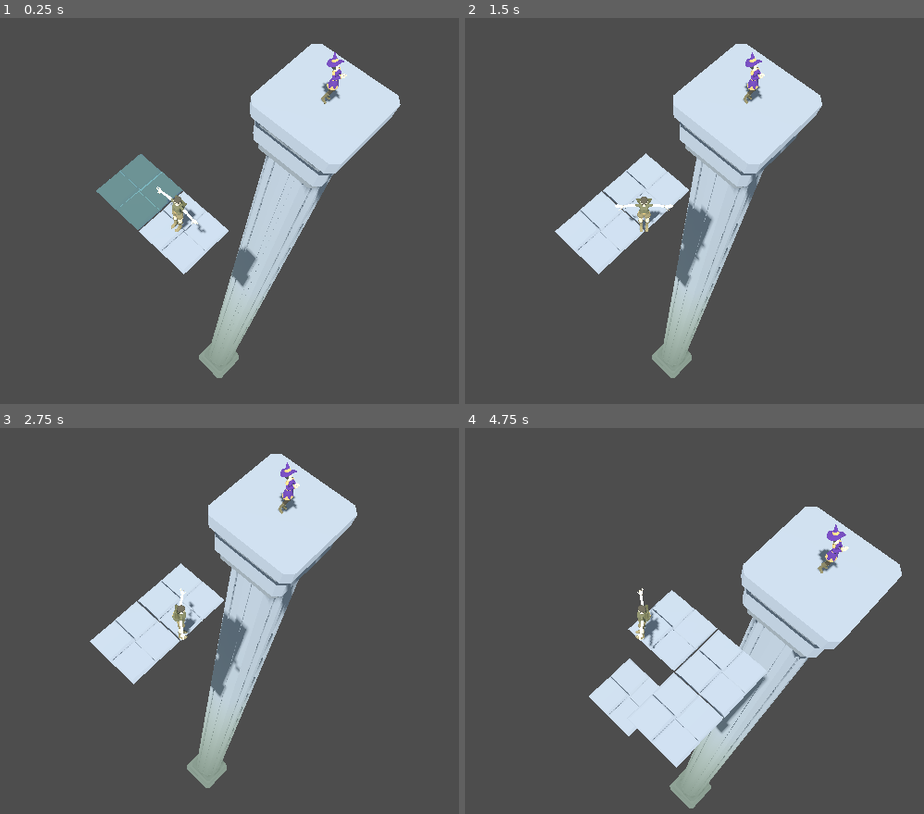
Above: before the commit, frames 1-4 (two rows, left to right).
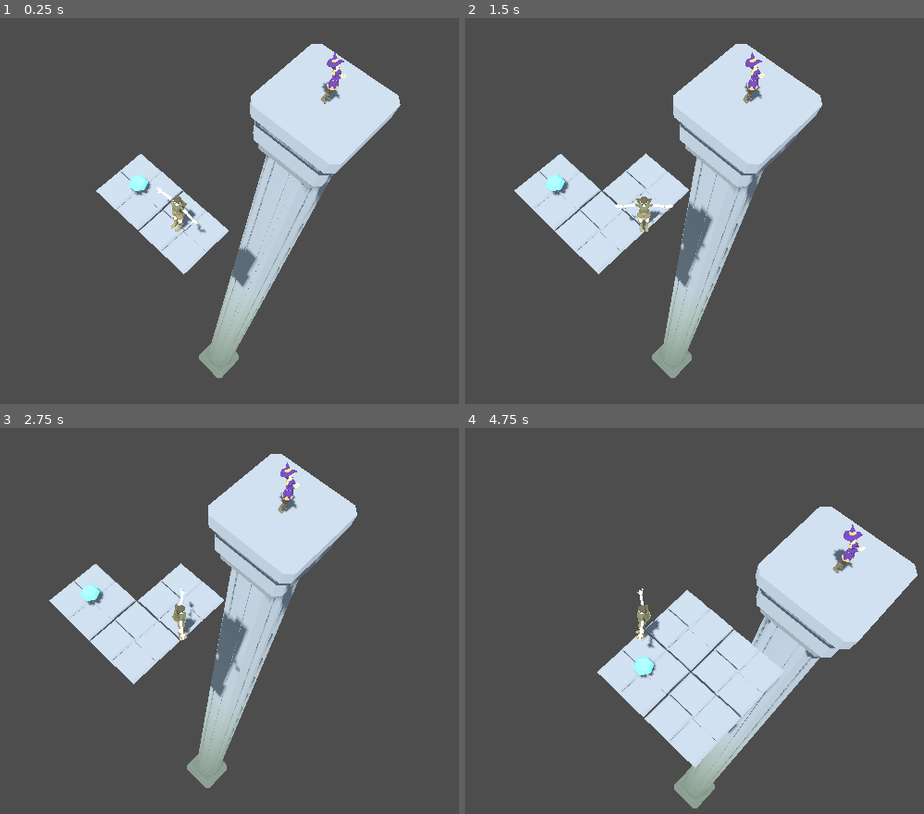
Above: after the commit, the same moments.

Repository: PamisuMyon/relics-of-stone
Game: Godot game, scene res://src/levels/test_map.tscn
The game is run twice, just before and just after one commit, with the same random seed, the same clock (stepped at 60 frames per second) and the same inputs.
Inputs:
- Up to frame 1 (0.25 s): no input
- Up to frame 2 (1.5 s): tap Enter at 0.5 s; hold D (move_right) 0.53-1.28 s; tap E (interact) at 0.6, 1.35 s; hold S (move_down) from 1.28 s (still down)
- Up to frame 3 (2.75 s): tap Space at 2 s; release S (move_down) at 2.03 s; hold D (move_right) from 2.03 s (still down); tap E (interact) at 2.1 s
- Up to frame 4 (4.75 s): tap Enter at 2.75 s; release D (move_right) at 2.78 s; hold W (move_up) 2.78-3.53 s; tap E (interact) at 2.85, 3.6, 4.35 s; hold A (move_left) from 3.53 s (still down)

The runs differ from the first frame. In frame 1, 1.9% of the frame differs, in the area x 20-53%, y 35-63%; in frame 2, 1.9%; in frame 3, 1.9%; in frame 4, 8.7%, in the area x 27-99%, y 20-99%.
Error in both runs: Invalid assignment of property or key 'parameters/state/current' with value of type 'int' on a base object of type 'AnimationTree'. (res://src/characters/chara…

Commit message:
Item

Diff:
--- a/src/characters/player.gd
+++ b/src/characters/player.gd
@@ -1,6 +1,8 @@
 extends CharacterBody3D
 
 const SHAPE_CAST_OFFSET = .416
+
+@export var scroll_count = -1
 
 @export var speed := 5.0
 @export var jump_velocity := 4.5
@@ -90,7 +92,7 @@
 func _generate_floor(pos: Vector3):
 	if is_generating_floor:
 		return
-	var floor: Floor = preload("res://src/environment/floor.tscn").instantiate()
-	get_parent().add_child(floor)
+	var floor_inst: Floor = preload("res://src/environment/floor.tscn").instantiate()
+	get_parent().add_child(floor_inst)
 	is_generating_floor = true
-	floor.animate_spawn(pos, func(): is_generating_floor = false)
+	floor_inst.animate_spawn(pos, func(): is_generating_floor = false)
--- a/src/levels/test_map.tscn
+++ b/src/levels/test_map.tscn
@@ -1,10 +1,11 @@
-[gd_scene load_steps=10 format=3 uid="uid://b7yinyokimmcv"]
+[gd_scene load_steps=11 format=3 uid="uid://b7yinyokimmcv"]
 
 [ext_resource type="PackedScene" uid="uid://xpqtxq64qavp" path="res://src/characters/player.tscn" id="2_pt22t"]
 [ext_resource type="PackedScene" uid="uid://mfwk4y6ysj76" path="res://src/environment/column.tscn" id="3_3hstp"]
 [ext_resource type="Script" path="res://src/framework/camera_controller_3d.gd" id="3_l6avm"]
 [ext_resource type="PackedScene" uid="uid://cqqakjex5toh0" path="res://src/environment/floor.tscn" id="4_cujhq"]
 [ext_resource type="PackedScene" uid="uid://dt4c8hqxpdjv8" path="res://src/characters/witch.tscn" id="5_fwtn8"]
+[ext_resource type="PackedScene" uid="uid://bsik5aj203u6r" path="res://src/props/crystal.tscn" id="6_xji28"]
 
 [sub_resource type="PhysicalSkyMaterial" id="PhysicalSkyMaterial_81ddi"]
 
@@ -55,6 +56,9 @@
 [node name="Floor" parent="Floors" instance=ExtResource("4_cujhq")]
 transform = Transform3D(1, 0, 0, 0, 1, 0, 0, 0, 1, 0, 0, 7)
 
+[node name="Floor2" parent="Floors" instance=ExtResource("4_cujhq")]
+transform = Transform3D(1, 0, 0, 0, 1, 0, 0, 0, 1, -2, 0, 7)
+
 [node name="Column" parent="." instance=ExtResource("3_3hstp")]
 collision_layer = 4
 collision_mask = 0
@@ -68,3 +72,6 @@
 [node name="CollisionShape3D" type="CollisionShape3D" parent="PlaceableArea"]
 transform = Transform3D(1, 0, 0, 0, 1, 0, 0, 0, 1, 0, -0.5, 0)
 shape = SubResource("BoxShape3D_k0x70")
+
+[node name="Crystal" parent="." instance=ExtResource("6_xji28")]
+transform = Transform3D(1, 0, 0, 0, 1, 0, 0, 0, 1, -2, 0.330385, 7)
--- /dev/null
+++ b/src/props/crystal.tscn
@@ -0,0 +1,8 @@
+[gd_scene load_steps=3 format=3 uid="uid://bsik5aj203u6r"]
+
+[ext_resource type="PackedScene" uid="uid://bq14180xnxp8r" path="res://src/props/item.tscn" id="1_nxfl7"]
+[ext_resource type="PackedScene" uid="uid://bi0ry4jd33dww" path="res://assets/props/Crystal5.glb" id="2_0mxxq"]
+
+[node name="Crystal" instance=ExtResource("1_nxfl7")]
+
+[node name="Crystal5" parent="." index="1" instance=ExtResource("2_0mxxq")]
--- /dev/null
+++ b/src/props/item.gd
@@ -0,0 +1,68 @@
+extends Area3D
+
+enum ItemType { KEY, SCROLL }
+
+@export var type: ItemType = ItemType.KEY
+
+var is_valid = true
+
+func _on_body_entered(body):
+	if not is_valid:
+		return
+	if type == ItemType.KEY:
+		is_valid = false
+		_anim_key_collected()
+	elif type == ItemType.SCROLL:
+		is_valid = false
+		_anim_scroll_collected()
+
+
+func _anim_key_collected():
+	# Get Witch position
+	var witch := get_node("../Witch") as Node3D
+	assert(witch, "Scene must contains a witch")
+
+	var tween = create_tween()
+	tween.set_trans(Tween.TRANS_CUBIC)
+	tween.set_ease(Tween.EASE_OUT)
+
+	# anim up
+	var target_pos_1 = global_position
+	target_pos_1.y += 5
+	tween.tween_property(self, "global_position", target_pos_1, .5)
+	tween.tween_interval(.2)
+
+	# anim to witch
+	tween.set_parallel(true)
+	var target_pos_2 = witch.global_position
+	tween.tween_property(self, "global_position", target_pos_2, .5)
+	tween.tween_interval(.3)
+	tween.chain().tween_property(self, "scale", Vector3.ZERO, .2)
+
+	await tween.finished
+	# TODO key + 1
+
+
+func _anim_scroll_collected():
+	# Get Player position
+	var player := get_node("../Player") as Node3D
+
+	var tween = create_tween()
+	tween.set_trans(Tween.TRANS_CUBIC)
+	tween.set_ease(Tween.EASE_OUT)
+
+	# anim up
+	var target_pos_1 = global_position
+	target_pos_1.y += 2
+	tween.tween_property(self, "global_position", target_pos_1, .5)
+	tween.tween_interval(.2)
+
+	# anim to player
+	tween.set_parallel(true)
+	var target_pos_2 = player.global_position
+	tween.tween_property(self, "global_position", target_pos_2, .5)
+	tween.tween_interval(.3)
+	tween.chain().tween_property(self, "scale", Vector3.ZERO, .2)
+
+	await tween.finished
+	# TODO scroll + 1
--- /dev/null
+++ b/src/props/item.tscn
@@ -0,0 +1,16 @@
+[gd_scene load_steps=3 format=3 uid="uid://bq14180xnxp8r"]
+
+[ext_resource type="Script" path="res://src/props/item.gd" id="1_3whjk"]
+
+[sub_resource type="SphereShape3D" id="SphereShape3D_qlvqh"]
+radius = 0.3
+
+[node name="Item" type="Area3D"]
+collision_layer = 2
+collision_mask = 2
+script = ExtResource("1_3whjk")
+
+[node name="CollisionShape3D" type="CollisionShape3D" parent="."]
+shape = SubResource("SphereShape3D_qlvqh")
+
+[connection signal="body_entered" from="." to="." method="_on_body_entered"]
Binary file added: assets/props/Crystal5.glb
Not shown, added: assets/props/Crystal5.glb.import
